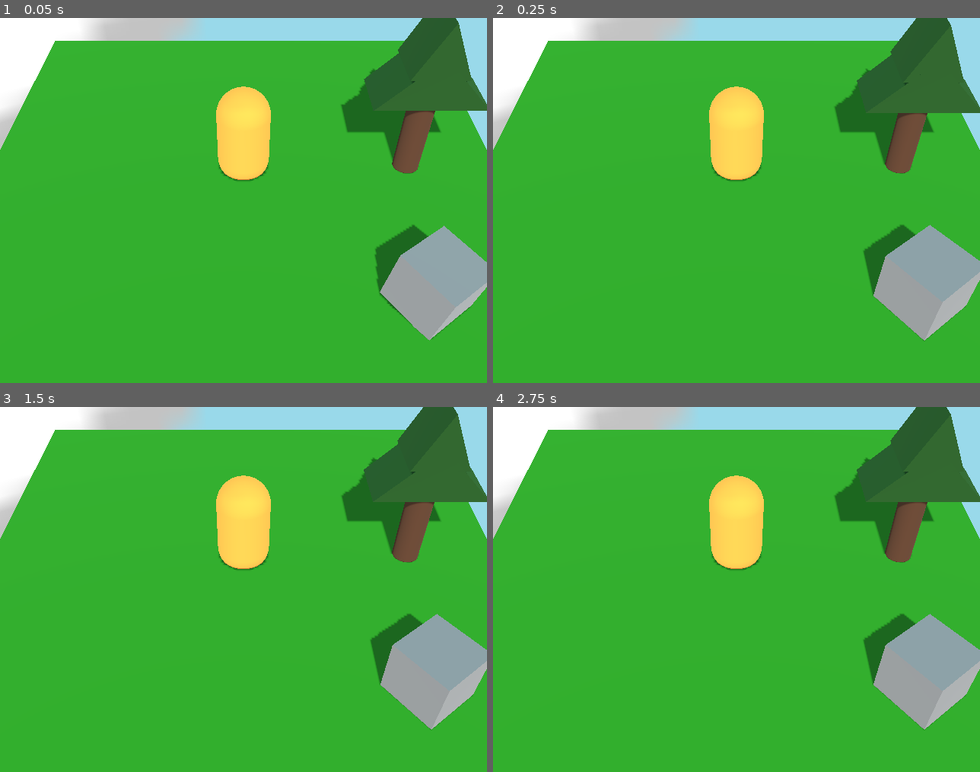
Above: before the commit, frames 1-4 (two rows, left to right).
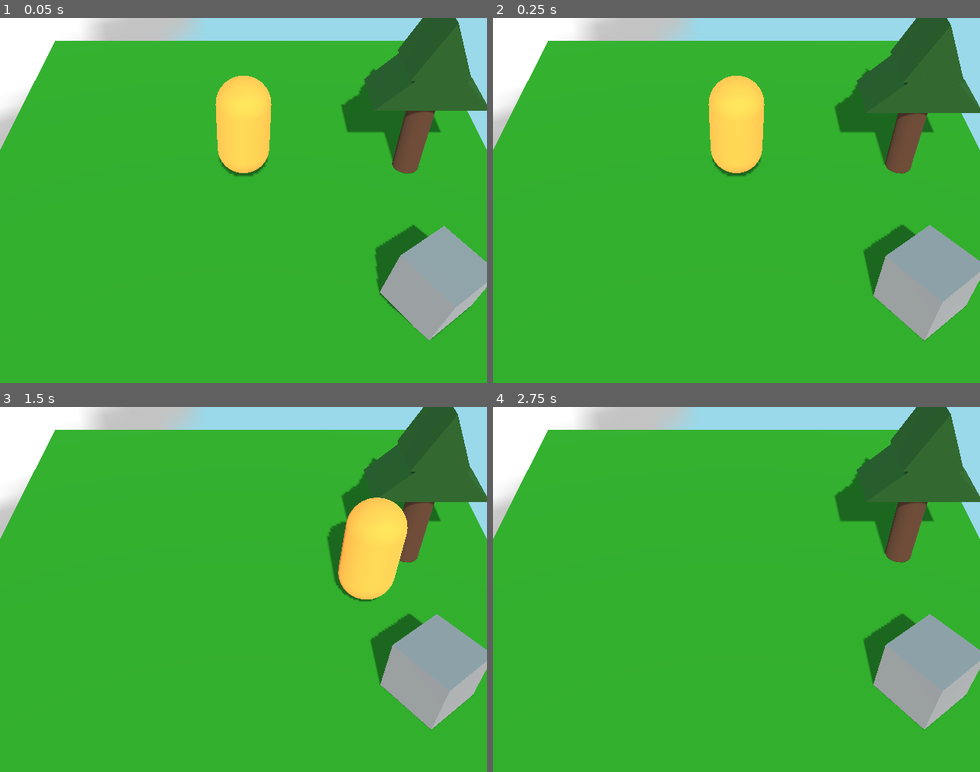
Above: after the commit, the same moments.

Repository: HandrewOltenish/Godot_Projects
Game: Godot game, scene res://World.tscn
Two runs of this game, one before a commit and one after it. Both use one fixed random seed, a clock stepped at 60 frames per second and the inputs below.
Inputs (mouse positions are in pixels of both pictures, inside the frame that each line leads up to):
- Up to frame 1 (0.05 s): no input
- Up to frame 2 (0.25 s): no input
- Up to frame 3 (1.5 s): tap Enter at 0.5 s; move the mouse to (350, 571) at 0.52 s; hold D (Move Right) 0.53-1.28 s; hold Space (Jump) 0.53-1.28 s; click (350, 571) at 0.6 s; move the mouse to (146, 607) at 1.27 s; hold S (Move Down) from 1.28 s (still down); tap Space (Jump) at 1.35 s
- Up to frame 4 (2.75 s): tap Space (Jump) at 1.52, 1.82 s; click (639, 607) at 1.55 s; move the mouse to (785, 509) at 2.02 s; release S (Move Down) at 2.03 s; hold D (Move Right) from 2.03 s (still down); hold Space (Jump) from 2.03 s (still down); click (785, 509) at 2.1 s

The runs differ from the first frame. In frame 1, 0.6% of the frame differs, in the area x 44-56%, y 15-45%; in frame 2, 0.6%; in frame 3, 6.0%, in the area x 44-84%, y 18-54%; in frame 4, 2.5%.
Error before the commit: Parse Error: The member "Node" shadows a native class. (res://player_body_3d.gd:29)

Commit message:
Fixing remove_child and queue_free

Diff:
--- a/Treearock/player_body_3d.gd
+++ b/Treearock/player_body_3d.gd
@@ -26,9 +26,10 @@
 
 	move_and_slide()
 
-var Node = get_node("TreeBody")
 
-func _on_tree_body_body_entered(body: Node) -> void:
+func _on_tree_body_body_entered(_body: Node) -> void:
 	# when player touches tree + on left click event => Tree disappears
-	if Input.is_action_just_pressed("Attack"):
-		get_node("TreeBody").remove_child(Node)
+	get_node("../TreeBody")
+	if Input.is_action_pressed("Jump"):
+		if is_instance_valid("../TreeBody"):
+			get_parent().remove_child(self)
